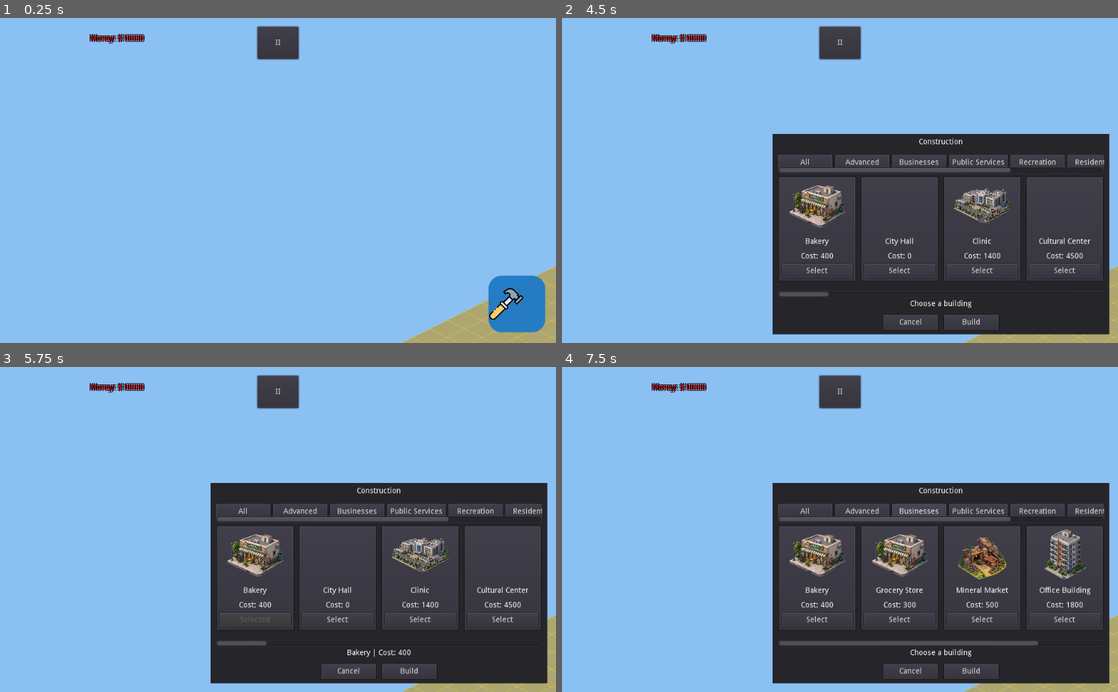
Above: before the commit, frames 1-4 (two rows, left to right).
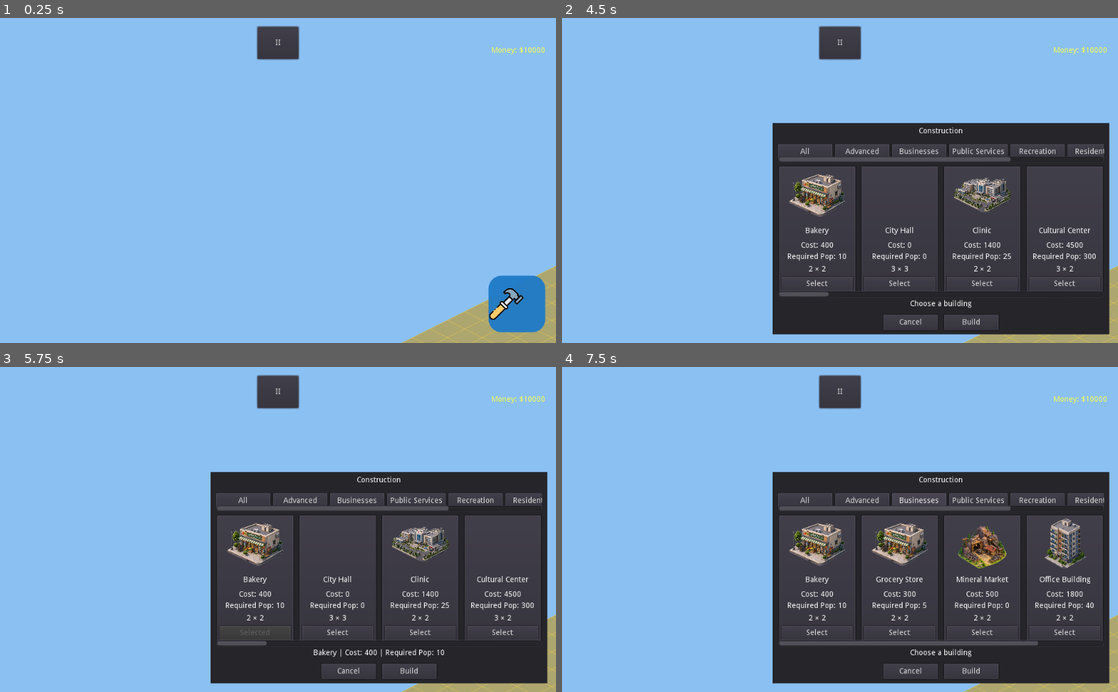
Above: after the commit, the same moments.

Repository: zekainstabot/zekacity
Game: Godot game, scene res://Main.tscn
The game is run twice, just before and just after one commit, with the same random seed, the same clock (stepped at 60 frames per second) and the same inputs.
Inputs (mouse positions are in pixels of both pictures, inside the frame that each line leads up to):
- Up to frame 1 (0.25 s): no input
- Up to frame 2 (4.5 s): click "II" at 0.5 s; click "Restart" at 1.25 s; click "Restart" at 2 s; click "Restart" at 2.75 s; click "Create New City" at 3.5 s; click (1079, 304) at 4.25 s
- Up to frame 3 (5.75 s): click "Select" at 5 s
- Up to frame 4 (7.5 s): click "All" at 5.75 s; click "Advanced" at 6.5 s; click "Businesses" at 7.25 s

The runs differ from the first frame. In frame 1, 0.3% of the frame differs, in the area x 16-98%, y 4-12%; in frame 2, 10%; in frame 3, 10%; in frame 4, 12%, in the area x 16-99%, y 4-85%.

Commit message:
هب6غخل

Diff:
--- a/World.gd
+++ b/World.gd
@@ -139,6 +139,7 @@
 ).new()
 
 var treasury_label = null
+var population_label = null
 var land_purchase_dialog = null
 var pending_land_grid = Vector2(0, 0)
 
@@ -185,6 +186,7 @@
 
 
 
+
 func _ready():
 	print("CITY TREASURY INITIALIZED: ", city_treasury.get_balance())
 
@@ -205,7 +207,31 @@
 	_setup_construction_button()
 	land_purchase_controller.initialize(self)
 
+
 	treasury_label = ui_elements.get("treasury_label")
+
+	population_label = Label.new()
+	population_label.name = "PopulationLabel"
+	population_label.text = "Population: 0"
+	population_label.rect_position = Vector2(16, 70)
+	population_label.rect_min_size = Vector2(250, 32)
+
+	population_label.add_color_override(
+		"font_color",
+		Color(1, 1, 1, 1)
+	)
+
+	var population_font = DynamicFont.new()
+	var font_path = "res://assets/fonts/Roboto-Regular.ttf"
+
+	if ResourceLoader.exists(font_path):
+		population_font.font_data = load(font_path)
+
+	population_font.size = 20
+	population_label.add_font_override("font", population_font)
+
+	ui.add_child(population_label)
+
 	buy_land_button = ui_elements.get("buy_land_button")
 	land_purchase_dialog = ui_elements.get("land_purchase_dialog")
 
@@ -343,16 +369,22 @@
 	add_child(citizen_system)
 	citizen_system.initialize(self)
 
+	# Load the saved city after initializing the systems.
+	var save_loaded = save_system.load_world(self)
+
+	if save_loaded:
+		print("Previous city progress restored")
+
+	# Rebuild residents after loading saved buildings.
+	if citizen_system != null:
+		citizen_system.sync_residents()
+		_update_population_label()
+
+	# Create an initial save if no previous city was loaded.
+	if not save_loaded:
+		save_system.save_world(self)
+
 	update()
-
-	# Load the saved city.
-	var save_loaded = save_system.load_world(self)
-
-	if not save_loaded:
-		citizen_system.sync_residents()
-		save_system.save_world(self)
-	else:
-		print("Previous city progress restored")
 
 
 # =========================================
@@ -566,24 +598,27 @@
 # =========================================
 
 
+
+
 func _place_building(building_id):
 	var grid_pos = Vector2(selected_x, selected_y)
 	var road_system = get_node_or_null("../RoadSystem")
 
-	var can_place = building_placement.can_place_building(
-		building_id,
+	# Check the selected tile first, then its 4 direct neighbors.
+	var candidate_positions = [
 		grid_pos,
-		grid_size,
-		placed_buildings,
-		building_footprints,
-		land_system,
-		road_system
-	)
-
-	if not can_place:
-		var error_code = building_placement.get_placement_error(
+		grid_pos + Vector2(1, 0),
+		grid_pos + Vector2(-1, 0),
+		grid_pos + Vector2(0, 1),
+		grid_pos + Vector2(0, -1)
+	]
+
+	var found_position = false
+
+	for candidate in candidate_positions:
+		var can_place = building_placement.can_place_building(
 			building_id,
-			grid_pos,
+			candidate,
 			grid_size,
 			placed_buildings,
 			building_footprints,
@@ -591,7 +626,17 @@
 			road_system
 		)
 
-		print("BUILDING PLACEMENT FAILED: ", error_code)
+		if can_place:
+			grid_pos = candidate
+			found_position = true
+			break
+
+	# Cancel construction if no valid position exists.
+	if not found_position:
+		print("BUILDING PLACEMENT CANCELLED: No valid adjacent tile.")
+		selected_building_for_placement = ""
+		road_placement_direction = -1
+		update()
 		return false
 
 	var StorageDefinitions = load(
@@ -601,6 +646,40 @@
 		"res://scripts/BuildingData.gd"
 	)
 
+	# Validate the building ID and population requirements.
+	var required_population = 0
+
+	if BuildingData.BUILDINGS.has(building_id):
+		required_population = int(
+			BuildingData.BUILDINGS[building_id].get(
+				"population_required",
+				0
+			)
+		)
+	elif not StorageDefinitions.has_warehouse(building_id):
+		print(
+			"BUILDING PLACEMENT FAILED: UNKNOWN_BUILDING: ",
+			building_id
+		)
+		return false
+
+	var current_population = 0
+
+	if citizen_system != null:
+		current_population = citizen_system.citizens.size()
+
+	if current_population < required_population:
+		print(
+			"BUILDING LOCKED: ",
+			building_id,
+			" | Required population: ",
+			required_population,
+			" | Current population: ",
+			current_population
+		)
+		return false
+
+	# Determine construction cost.
 	var building_cost = 0
 
 	if StorageDefinitions.has_warehouse(building_id):
@@ -608,13 +687,6 @@
 			StorageDefinitions.get_cost(building_id)
 		)
 	else:
-		if not BuildingData.BUILDINGS.has(building_id):
-			print(
-				"BUILDING PLACEMENT FAILED: UNKNOWN_BUILDING_COST: ",
-				building_id
-			)
-			return false
-
 		building_cost = int(
 			BuildingData.BUILDINGS[building_id].get("cost", 0)
 		)
@@ -623,6 +695,7 @@
 		print("BUILDING PLACEMENT FAILED: INVALID_COST")
 		return false
 
+	# Check available money.
 	if not city_treasury.can_afford(building_cost):
 		print(
 			"NOT ENOUGH MONEY. Cost: $",
@@ -632,11 +705,13 @@
 		)
 		return false
 
+	# Charge the city only after a valid location is found.
 	if building_cost > 0:
 		if not city_treasury.spend(building_cost):
 			print("BUILDING PLACEMENT FAILED: PAYMENT_FAILED")
 			return false
 
+	# Place the building at the selected or nearby valid position.
 	placed_buildings.append({
 		"grid": grid_pos,
 		"id": building_id
@@ -645,13 +720,14 @@
 	if building_system != null:
 		building_system.set_buildings(placed_buildings)
 
+	# Synchronize warehouses and residents.
 	storage_system.sync_warehouses(placed_buildings)
-
 
 	if citizen_system != null:
 		citizen_system.sync_residents()
-
-
+		_update_population_label()
+
+	# Reset placement state and refresh the world.
 	selected_building_for_placement = ""
 	road_placement_direction = -1
 
@@ -668,9 +744,11 @@
 		building_cost
 	)
 
+	# Save the updated city.
 	save_system.save_world(self)
 
 	return true
+
 
 # =========================================
 # PLACING ROADS
@@ -1027,3 +1105,14 @@
 		building_id,
 		" | Tap a valid tile to place it."
 	)
+
+func _update_population_label():
+	if population_label == null:
+		return
+
+	var population = 0
+
+	if citizen_system != null:
+		population = citizen_system.citizens.size()
+
+	population_label.text = "Population: " + str(population)
--- a/scripts/buildings/ConstructionUI.gd
+++ b/scripts/buildings/ConstructionUI.gd
@@ -4,9 +4,9 @@
 signal building_confirmed(building_id)
 
 const MENU_WIDTH = 620
-const MENU_HEIGHT = 370
+const MENU_HEIGHT = 390
 const CARD_WIDTH = 142
-const CARD_HEIGHT = 178
+const CARD_HEIGHT = 200
 const EDGE_MARGIN = 16
 const IMAGE_SIZE = Vector2(104, 94)
 
@@ -72,6 +72,7 @@
 var selected_category = "All"
 var selected_building_id = null
 var buildings = []
+var font_cache = {}
 
 var main_panel = null
 var main_vbox = null
@@ -79,6 +80,10 @@
 var building_container = null
 var info_label = null
 
+var building_footprints = preload(
+	"res://scripts/buildings/BuildingFootprints.gd"
+).new()
+
 
 func _ready():
 	set_anchors_and_margins_preset(Control.PRESET_WIDE)
@@ -118,7 +123,11 @@
 		buildings.append(item)
 
 
+
 func _make_font(font_size):
+	if font_cache.has(font_size):
+		return font_cache[font_size]
+
 	var font_path = "res://assets/fonts/Roboto-Regular.ttf"
 
 	if not ResourceLoader.exists(font_path):
@@ -127,6 +136,9 @@
 	var font = DynamicFont.new()
 	font.font_data = load(font_path)
 	font.size = font_size
+
+	font_cache[font_size] = font
+
 	return font
 
 
@@ -309,8 +321,6 @@
 		var card = PanelContainer.new()
 		card.name = building_id + "_Card"
 		card.rect_min_size = Vector2(CARD_WIDTH, CARD_HEIGHT)
-
-		# Godot 3.6: از SIZE_SHRINK_BEGIN استفاده نمی‌کنیم.
 		card.size_flags_horizontal = Control.SIZE_FILL
 		card.mouse_filter = Control.MOUSE_FILTER_STOP
 		building_container.add_child(card)
@@ -360,6 +370,7 @@
 		_apply_font(name_label, 11)
 		card_vbox.add_child(name_label)
 
+
 		var cost_label = Label.new()
 		cost_label.text = "Cost: " + str(building.get("cost", 0))
 		cost_label.align = Label.ALIGN_CENTER
@@ -367,6 +378,38 @@
 		cost_label.mouse_filter = Control.MOUSE_FILTER_IGNORE
 		_apply_font(cost_label, 11)
 		card_vbox.add_child(cost_label)
+
+		var required_population = int(
+			building.get("population_required", 0)
+		)
+
+		var population_label = Label.new()
+		population_label.name = "RequiredPopulation"
+		population_label.text = "Required Pop: " + str(required_population)
+		population_label.align = Label.ALIGN_CENTER
+		population_label.rect_min_size = Vector2(0, 20)
+		population_label.size_flags_horizontal = Control.SIZE_EXPAND_FILL
+		population_label.mouse_filter = Control.MOUSE_FILTER_IGNORE
+		_apply_font(population_label, 10)
+		card_vbox.add_child(population_label)
+
+		var footprint = building_footprints.get_footprint(
+			building_id
+		)
+
+
+		var size_label = Label.new()
+		size_label.name = "BuildingSize"
+		size_label.text = (
+			str(int(footprint.x))
+			+ " × "
+			+ str(int(footprint.y))
+		)
+		size_label.align = Label.ALIGN_CENTER
+		size_label.rect_min_size = Vector2(0, 18)
+		size_label.mouse_filter = Control.MOUSE_FILTER_IGNORE
+		_apply_font(size_label, 11)
+		card_vbox.add_child(size_label)
 
 		var select_button = Button.new()
 		select_button.name = "BuildingButton"
@@ -408,6 +451,8 @@
 				str(building.get("name", building_id))
 				+ " | Cost: "
 				+ str(building.get("cost", 0))
+				+ " | Required Pop: "
+				+ str(building.get("population_required", 0))
 			)
 			break
 
--- a/scripts/ui/WorldUIController.gd
+++ b/scripts/ui/WorldUIController.gd
@@ -13,14 +13,14 @@
 	ui = ui_node
 
 	if world == null:
-		push_error("WorldUIController: World node NOT FOUND")
+		push_error("WorldUIController: World node not found")
 		return {}
 
 	if ui != null:
 		_create_treasury_label()
 		_create_buy_land_button()
 	else:
-		push_error("WorldUIController: UI node NOT FOUND")
+		push_error("WorldUIController: UI node not found")
 
 	_create_land_purchase_dialog()
 
@@ -31,84 +31,76 @@
 	}
 
 
-
 func _create_treasury_label():
 	treasury_label = Label.new()
 	treasury_label.name = "MoneyLabel"
+
 	treasury_label.text = "Money: $" + str(
 		world.city_treasury.get_balance()
 	)
 
-	treasury_label.anchor_left = 0.0
-	treasury_label.anchor_top = 0.0
-	treasury_label.anchor_right = 0.0
-	treasury_label.anchor_bottom = 0.0
+	# Load the project's font and make the money text larger.
+	var font_path = "res://assets/fonts/Roboto-Regular.ttf"
 
-	treasury_label.margin_left = 16
-	treasury_label.margin_top = 12
-	treasury_label.margin_right = 416
-	treasury_label.margin_bottom = 64
-
-	treasury_label.rect_size = Vector2(400, 52)
-	treasury_label.rect_min_size = Vector2(400, 52)
-
-	treasury_label.rect_size = Vector2(400, 52)
-	treasury_label.rect_min_size = Vector2(400, 52)
-	treasury_label.size_flags_horizontal = Control.SIZE_EXPAND_FILL
-	treasury_label.align = Label.ALIGN_CENTER
-	treasury_label.valign = Label.VALIGN_CENTER
-	treasury_label.autowrap = false
-	treasury_label.clip_text = false
-	treasury_label.mouse_filter = Control.MOUSE_FILTER_IGNORE
-	treasury_label.visible = true
-
-	var money_font = DynamicFont.new()
-	var money_font_path = "res://assets/fonts/Roboto-Regular.ttf"
-
-	if ResourceLoader.exists(money_font_path):
-		money_font.font_data = load(money_font_path)
-		money_font.size = 28
+	if ResourceLoader.exists(font_path):
+		var money_font = DynamicFont.new()
+		money_font.font_data = load(font_path)
+		money_font.size = 56
 		treasury_label.add_font_override("font", money_font)
 	else:
-		push_warning("Roboto font not found; using Godot default font")
+		push_warning(
+			"Money font not found: " + font_path
+		)
 
+	# Yellow text without a shadow.
 	treasury_label.add_color_override(
 		"font_color",
 		Color(1, 1, 0.3, 1)
 	)
 
+	treasury_label.align = Label.ALIGN_RIGHT
+	treasury_label.valign = Label.VALIGN_CENTER
+	treasury_label.autowrap = false
+	treasury_label.clip_text = false
+	treasury_label.mouse_filter = Control.MOUSE_FILTER_IGNORE
+
 	ui.add_child(treasury_label)
-	treasury_label.add_color_override("font_color", Color(1, 0, 0, 1))
-	treasury_label.add_color_override("font_color_shadow", Color(0, 0, 0, 1))
-	treasury_label.add_constant_override("shadow_offset_x", 2)
-	treasury_label.add_constant_override("shadow_offset_y", 2)
-	treasury_label.add_constant_override("shadow_as_outline", 1)
-	treasury_label.raise()
-	print("UI RECT: ", ui.get_viewport().get_visible_rect())
-	print("UI LAYER: ", ui.layer)
-	print("MONEY GLOBAL RECT: ", treasury_label.get_global_rect())
-	print("MONEY MODULATE: ", treasury_label.modulate)
-	print("MONEY SELF MODULATE: ", treasury_label.self_modulate)
-	print("MONEY FONT COLOR: ", treasury_label.get_color("font_color"))
-	print("MONEY PARENT: ", treasury_label.get_parent().name)
 	treasury_label.set_as_toplevel(true)
-	treasury_label.rect_position = Vector2(16, 12)
-	treasury_label.rect_size = Vector2(400, 52)
+
+	# Anchor to the top-left, then position using viewport size.
+	treasury_label.anchor_left = 0.0
+	treasury_label.anchor_right = 0.0
+	treasury_label.anchor_top = 0.0
+	treasury_label.anchor_bottom = 0.0
+
+	var viewport_size = ui.get_viewport().get_visible_rect().size
+
+	treasury_label.rect_size = Vector2(700, 100)
+	treasury_label.rect_min_size = Vector2(700, 100)
+	treasury_label.rect_position = Vector2(
+		max(10, viewport_size.x - 720),
+		10
+	)
+
 	treasury_label.visible = true
+	treasury_label.modulate = Color(1, 1, 1, 1)
 	treasury_label.show()
 	treasury_label.raise()
-	treasury_label.add_color_override("font_color", Color(1, 0, 0, 1))
-	treasury_label.raise()
+
 
 func _create_buy_land_button():
 	buy_land_button = Button.new()
+	buy_land_button.name = "BuyLandButton"
 	buy_land_button.flat = true
-	buy_land_button.name = "BuyLandButton"
 	buy_land_button.text = ""
-	buy_land_button.icon = load("res://land.png")
+
+	if ResourceLoader.exists("res://land.png"):
+		buy_land_button.icon = load("res://land.png")
+
 	buy_land_button.expand_icon = false
 	buy_land_button.rect_min_size = Vector2(104, 104)
 	buy_land_button.visible = false
+
 	buy_land_button.anchor_left = 1.0
 	buy_land_button.anchor_right = 1.0
 	buy_land_button.margin_left = -224
@@ -117,6 +109,7 @@
 	buy_land_button.margin_bottom = 208
 
 	ui.add_child(buy_land_button)
+
 	buy_land_button.connect(
 		"pressed",
 		world,
@@ -141,12 +134,16 @@
 
 
 func update_treasury_label():
-	if world == null or treasury_label == null:
-		print("MONEY DEBUG: world or label is null")
+	if world == null:
+		print("MONEY ERROR: World is null")
+		return
+
+	if treasury_label == null:
+		print("MONEY ERROR: Money label is null")
 		return
 
 	if world.city_treasury == null:
-		print("MONEY DEBUG: city treasury is null")
+		print("MONEY ERROR: City treasury is null")
 		return
 
 	treasury_label.text = "Money: $" + str(
@@ -154,12 +151,9 @@
 	)
 
 	treasury_label.visible = true
-	treasury_label.modulate = Color(1, 1, 0.3, 1)
+	treasury_label.show()
 	treasury_label.raise()
 
-	print("MONEY DEBUG TEXT: ", treasury_label.text)
-	print("MONEY DEBUG RECT: ", treasury_label.get_global_rect())
-	print("MONEY DEBUG VISIBLE: ", treasury_label.is_visible_in_tree())
 
 func show_land_purchase_dialog(tiles_to_buy, total_price, balance):
 	if land_purchase_dialog == null:
